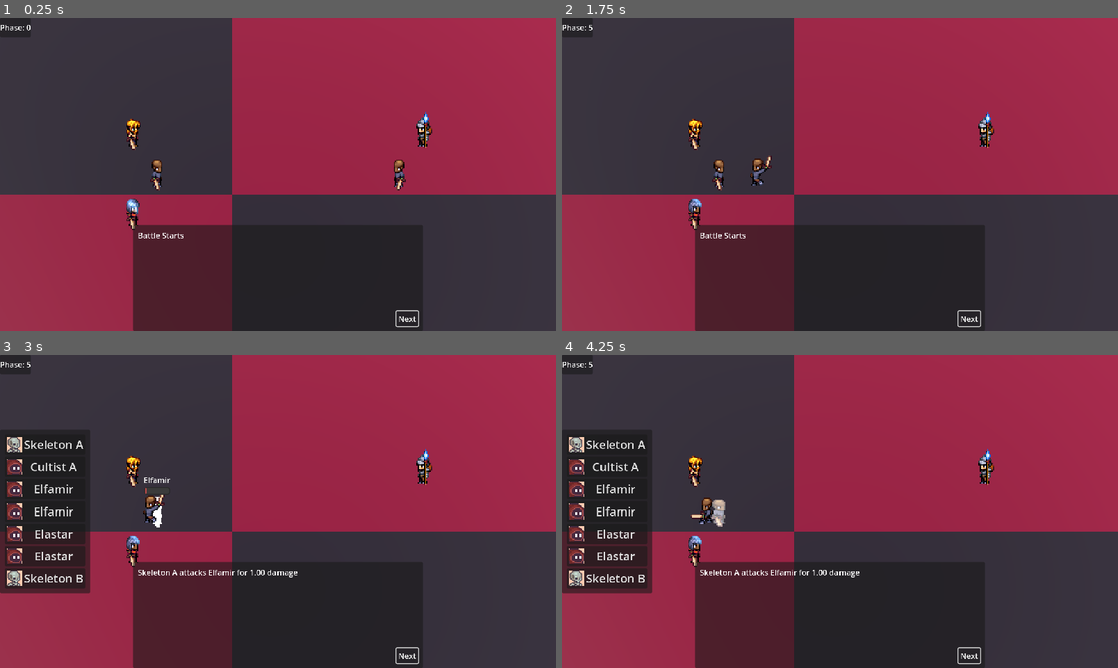
Above: before the commit, frames 1-4 (two rows, left to right).
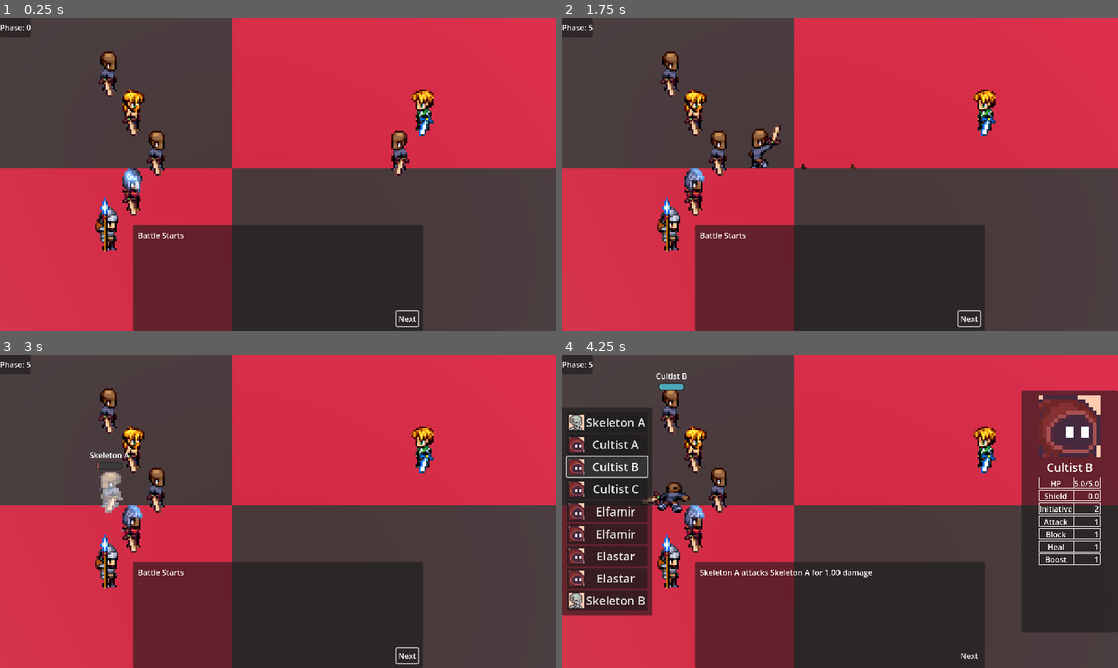
Above: after the commit, the same moments.

Repository: NicolaMigliore/medieval-battles
Game: Godot game, scene res://game_scenes/game_state_machine.tscn
The game is run twice, just before and just after one commit, with the same random seed, the same clock (stepped at 60 frames per second) and the same inputs.
Inputs (mouse positions are in pixels of both pictures, inside the frame that each line leads up to):
- Up to frame 1 (0.25 s): no input
- Up to frame 2 (1.75 s): click "Next" at 0.5 s; click "Next" at 1.25 s
- Up to frame 3 (3 s): click "Next" at 2 s; move the mouse to (400, 495) at 2.77 s
- Up to frame 4 (4.25 s): click (606, 467) at 3.5 s, where only the run after the commit has a clickable "Cultist B"

The runs differ from the first frame. In frame 1, 50% of the frame differs, in the area x 0-100%, y 0-100%; in frame 2, 50%; in frame 3, 54%; in frame 4, 49%.

Commit message:
dev: added action particles

Diff:
--- a/battle_data.gd
+++ b/battle_data.gd
@@ -40,22 +40,22 @@
 		"block": 2,
 		"hp": 3
 	},
-	# {
-	# 	"scene": preload("res://entities/warrior/warrior.tscn"),
-	# 	"sprite_texture": WARRIOR_SPRITES.pick_random(),
-	# 	"portrait": preload("res://entities/cultist-minion/cultist-minion-portrait.png"),
-	# 	"is_player_controlled": true,
-	# 	"actor_name": "Cultist B",
-	# 	"initiative": 2
-	# },
-	# {
-	# 	"scene": preload("res://entities/warrior/warrior.tscn"),
-	# 	"sprite_texture": WARRIOR_SPRITES.pick_random(),
-	# 	"portrait": preload("res://entities/cultist-minion/cultist-minion-portrait.png"),
-	# 	"is_player_controlled": true,
-	# 	"actor_name": "Cultist C",
-	# 	"initiative": 2
-	# }
+	{
+		"scene": preload("res://entities/warrior/warrior.tscn"),
+		"sprite_texture": WARRIOR_SPRITES.pick_random(),
+		"portrait": preload("res://entities/cultist-minion/cultist-minion-portrait.png"),
+		"is_player_controlled": true,
+		"actor_name": "Cultist B",
+		"initiative": 2
+	},
+	{
+		"scene": preload("res://entities/warrior/warrior.tscn"),
+		"sprite_texture": WARRIOR_SPRITES.pick_random(),
+		"portrait": preload("res://entities/cultist-minion/cultist-minion-portrait.png"),
+		"is_player_controlled": true,
+		"actor_name": "Cultist C",
+		"initiative": 2
+	}
 ]
 var enemies: Array[Dictionary] = [
 	{
--- a/entities/character/character.gd
+++ b/entities/character/character.gd
@@ -7,6 +7,8 @@
 signal heal_give_animation_finished
 signal block_animation_finished
 signal boost_give_animation_finished
+signal destination_reached
+signal block_particles_finished
 
 @onready var animation_player = $Animation/AnimationPlayer
 @onready var animation_tree = $Animation/AnimationTree
@@ -50,6 +52,8 @@
 		global_position = global_position.lerp(_lerp_destination, delta * _lerp_speed)
 		if global_position.distance_squared_to(_lerp_destination) < 0.0001:
 			_must_lerp = false
+			destination_reached.emit()
+
 
 func lerp_to(destination: Vector3, speed: float = 8.0) -> void:
 	_lerp_destination = destination
@@ -221,12 +225,16 @@
 	_travel("character_right_anticipation")
 
 func play_attack(target_pos: Vector3, return_pos: Vector3) -> void:
+	# Move to the target
 	var destination: Vector3 = target_pos - global_position.direction_to(target_pos) * 0.08
 	lerp_to(Vector3(destination.x, destination.y, destination.z))
-	await get_tree().create_timer(0.7).timeout
+	# await get_tree().create_timer(0.7).timeout
+	set_run_particles(true)
+	await destination_reached
 
 	# Animate attack impact
 	_travel("character_right_attack")
+	set_run_particles(false)
 	await attack_animation_finished
 
 	lerp_to(Vector3(return_pos))
@@ -253,13 +261,42 @@
 func play_boost_take() -> void:
 	_travel("character_right_boost_take")
 
-#endregion
 
 # Fired when any animation finishes
 func _on_animation_tree_animation_finished(anim_name: StringName) -> void:
 	_on_animation_finished(anim_name)
 
-
+# Fired when any animation starts
 func _on_animation_tree_animation_started(anim_name: StringName) -> void:
 	if anim_name == "character/right_attack":
 		attack_animation_started.emit()
+
+#endregion
+
+#region Particles
+func set_run_particles(emit: bool) -> void:
+	var particles: GPUParticles3D = get_node("CollisionShape3D/Particles/RunParticles")
+	particles.emitting = emit
+
+func set_hit_particles(emit:bool) -> void:
+	var particles: GPUParticles3D = get_node("CollisionShape3D/Particles/HitParticles")
+	particles.emitting = emit
+
+func set_block_particles(emit: bool) -> void:
+	var particles: GPUParticles3D = get_node("CollisionShape3D/Particles/BlockParticles")
+	particles.emitting = emit
+
+	await particles.finished
+	block_particles_finished.emit()
+
+# On shot particles to show that the character is being boosted
+func set_boost_particles(emit:bool) -> void:
+	var particles: GPUParticles3D = get_node("CollisionShape3D/Particles/BoostParticles")
+	particles.emitting = emit
+
+# Persistent particles to show that the character is boosted
+func set_boosted_particles(emit:bool) -> void:
+	var particles: GPUParticles3D = get_node("CollisionShape3D/Particles/BoostedParticles")
+	particles.emitting = emit
+
+#endregion
--- a/entities/character/character.tscn
+++ b/entities/character/character.tscn
@@ -1,12 +1,152 @@
-[gd_scene load_steps=49 format=3 uid="uid://34hufo7gt441"]
+[gd_scene load_steps=73 format=3 uid="uid://34hufo7gt441"]
 
 [ext_resource type="Script" uid="uid://om4pfywt0ads" path="res://entities/character/character.gd" id="1_6i0tm"]
+[ext_resource type="Texture2D" uid="uid://bbtkjevxgngcp" path="res://particles/particle_dust.png" id="2_2ltml"]
 [ext_resource type="Texture2D" uid="uid://djqo25xbak5nu" path="res://entities/character/character.png" id="2_6i0tm"]
 [ext_resource type="Shader" uid="uid://dnqt8xp6trkkp" path="res://entities/character/hit_flash.gdshader" id="2_7315l"]
+[ext_resource type="Material" uid="uid://qmfr7h1d437v" path="res://entities/character/particle_glow_material.tres" id="4_l75fg"]
 
 [sub_resource type="CapsuleShape3D" id="CapsuleShape3D_3glrm"]
-radius = 0.11230469
-height = 0.3149109
+radius = 0.076660156
+height = 0.22044373
+
+[sub_resource type="Gradient" id="Gradient_2ltml"]
+offsets = PackedFloat32Array(0, 0.47387388, 1)
+colors = PackedColorArray(0.82218075, 0.54361945, 0.35223964, 1, 0.2478, 0.59, 0.25350335, 1, 0.5211406, 0.5211406, 0.5211405, 1)
+
+[sub_resource type="GradientTexture1D" id="GradientTexture1D_xn0r5"]
+gradient = SubResource("Gradient_2ltml")
+
+[sub_resource type="Gradient" id="Gradient_l75fg"]
+offsets = PackedFloat32Array(0, 0.43783784, 0.64144146)
+colors = PackedColorArray(0.18000486, 0.18000486, 0.18000486, 1, 0.78450423, 0.616045, 0.32626614, 1, 1, 1, 1, 1)
+
+[sub_resource type="GradientTexture1D" id="GradientTexture1D_vwd7k"]
+gradient = SubResource("Gradient_l75fg")
+
+[sub_resource type="Curve" id="Curve_2ltml"]
+_data = [Vector2(0, 0.51106197), 0.0, 0.0, 0, 0, Vector2(0.25301206, 0.8315424), 0.0, 0.0, 0, 0, Vector2(1, 0), 0.0, 0.0, 0, 0]
+point_count = 3
+
+[sub_resource type="CurveTexture" id="CurveTexture_xn0r5"]
+curve = SubResource("Curve_2ltml")
+
+[sub_resource type="ParticleProcessMaterial" id="ParticleProcessMaterial_xn0r5"]
+lifetime_randomness = 0.25
+emission_shape_offset = Vector3(0, 0.02, 0)
+emission_shape_scale = Vector3(0.2, 0.035, 0.2)
+angle_min = 1.0728835e-05
+angle_max = 1.0728835e-05
+direction = Vector3(0, 0, 0)
+spread = 3.0
+initial_velocity_min = 1.0
+initial_velocity_max = 2.0
+angular_velocity_min = -200.00002
+angular_velocity_max = 199.99998
+gravity = Vector3(0, 0.2, 0)
+linear_accel_min = -10.000002
+linear_accel_max = -2.2351742e-06
+damping_min = 4.2000003
+damping_max = 4.2000003
+attractor_interaction_enabled = false
+scale_max = 2.0
+scale_curve = SubResource("CurveTexture_xn0r5")
+color = Color(0.5917071, 0.48592728, 0.15705729, 1)
+color_ramp = SubResource("GradientTexture1D_vwd7k")
+color_initial_ramp = SubResource("GradientTexture1D_xn0r5")
+
+[sub_resource type="StandardMaterial3D" id="StandardMaterial3D_l75fg"]
+transparency = 1
+vertex_color_use_as_albedo = true
+albedo_texture = ExtResource("2_2ltml")
+texture_filter = 0
+billboard_mode = 3
+billboard_keep_scale = true
+particles_anim_h_frames = 1
+particles_anim_v_frames = 1
+particles_anim_loop = false
+stencil_flags = 2
+
+[sub_resource type="QuadMesh" id="QuadMesh_vwd7k"]
+material = SubResource("StandardMaterial3D_l75fg")
+size = Vector2(0.25, 0.25)
+
+[sub_resource type="Curve" id="Curve_xn0r5"]
+_data = [Vector2(0.24784856, 1), 0.0, 0.0, 0, 0, Vector2(0.99483657, 0), 0.0, 0.0, 0, 0]
+point_count = 2
+
+[sub_resource type="CurveTexture" id="CurveTexture_l75fg"]
+curve = SubResource("Curve_xn0r5")
+
+[sub_resource type="ParticleProcessMaterial" id="ParticleProcessMaterial_2ltml"]
+direction = Vector3(0, 1, 0)
+spread = 20.0
+initial_velocity_min = 1.0
+initial_velocity_max = 1.5
+scale_max = 3.0
+scale_curve = SubResource("CurveTexture_l75fg")
+color = Color(0.94036186, 5.3425133e-06, 3.85046e-07, 1)
+
+[sub_resource type="StandardMaterial3D" id="StandardMaterial3D_xn0r5"]
+vertex_color_use_as_albedo = true
+billboard_mode = 1
+billboard_keep_scale = true
+
+[sub_resource type="QuadMesh" id="QuadMesh_l75fg"]
+material = SubResource("StandardMaterial3D_xn0r5")
+size = Vector2(0.01, 0.01)
+
+[sub_resource type="Curve" id="Curve_l75fg"]
+_data = [Vector2(0, 0.8233249), 0.0, 0.0, 0, 0, Vector2(0.44578314, 1), 0.0, 0.0, 0, 0, Vector2(1, 0), 0.0, 0.0, 0, 0]
+point_count = 3
+
+[sub_resource type="CurveTexture" id="CurveTexture_vwd7k"]
+curve = SubResource("Curve_l75fg")
+
+[sub_resource type="ParticleProcessMaterial" id="ParticleProcessMaterial_l75fg"]
+lifetime_randomness = 0.2
+emission_shape = 1
+emission_sphere_radius = 0.3
+gravity = Vector3(0, 0, 0)
+radial_accel_min = -10.000002
+radial_accel_max = -10.000002
+damping_min = 6.0000005
+damping_max = 10.0
+scale_min = 0.06
+scale_max = 0.099999994
+scale_curve = SubResource("CurveTexture_vwd7k")
+color = Color(0.09800003, 0.48020008, 0.98, 1)
+
+[sub_resource type="QuadMesh" id="QuadMesh_ceyjw"]
+material = ExtResource("4_l75fg")
+
+[sub_resource type="Curve" id="Curve_vwd7k"]
+_data = [Vector2(0, 1), 0.0, 0.0, 0, 0, Vector2(0.49741825, 0.60967135), 0.0, 0.0, 0, 0, Vector2(1, 0), 0.0, 0.0, 0, 0]
+point_count = 3
+
+[sub_resource type="CurveTexture" id="CurveTexture_ceyjw"]
+curve = SubResource("Curve_vwd7k")
+
+[sub_resource type="ParticleProcessMaterial" id="ParticleProcessMaterial_vwd7k"]
+lifetime_randomness = 0.2
+emission_shape_scale = Vector3(0.1, 0.1, 0.1)
+emission_shape = 6
+emission_ring_axis = Vector3(0, 1, 0)
+emission_ring_height = 1.0
+emission_ring_radius = 1.0
+emission_ring_inner_radius = 0.0
+emission_ring_cone_angle = 52.23
+spread = 42.025
+gravity = Vector3(0, 1, 0)
+linear_accel_min = -2.2351742e-06
+linear_accel_max = 9.689998
+scale_min = 0.049999997
+scale_max = 0.099999994
+scale_curve = SubResource("CurveTexture_ceyjw")
+color = Color(0.92258656, 0.9853323, 0, 1)
+
+[sub_resource type="QuadMesh" id="QuadMesh_4ya86"]
+material = ExtResource("4_l75fg")
 
 [sub_resource type="ShaderMaterial" id="ShaderMaterial_7315l"]
 resource_local_to_scene = true
@@ -214,6 +354,86 @@
 "values": [0.0, 0.15041003796179986, -0.1495899762881998, 0.0004100308367998]
 }
 
+[sub_resource type="Animation" id="Animation_l75fg"]
+resource_name = "right_boost_give"
+length = 0.9
+tracks/0/type = "value"
+tracks/0/imported = false
+tracks/0/enabled = true
+tracks/0/path = NodePath(".:frame")
+tracks/0/interp = 1
+tracks/0/loop_wrap = true
+tracks/0/keys = {
+"times": PackedFloat32Array(0, 0.1, 0.2, 0.3, 0.4, 0.5),
+"transitions": PackedFloat32Array(1, 1, 1, 1, 1, 1),
+"update": 1,
+"values": [49, 3, 26, 72, 52, 56]
+}
+tracks/1/type = "value"
+tracks/1/imported = false
+tracks/1/enabled = false
+tracks/1/path = NodePath(".:scale")
+tracks/1/interp = 1
+tracks/1/loop_wrap = true
+tracks/1/keys = {
+"times": PackedFloat32Array(0, 0.06666667, 0.1, 0.13333333, 0.20000003, 0.9),
+"transitions": PackedFloat32Array(1, 1, 1, 1, 1, 1),
+"update": 0,
+"values": [Vector3(1, 1, 1), Vector3(1.3470094, 0.81987363, 1), Vector3(0.9, 1.2, 1), Vector3(1.3470094, 0.81987363, 1), Vector3(0.8, 1.4, 1), Vector3(0.8, 1.4, 1)]
+}
+tracks/2/type = "value"
+tracks/2/imported = false
+tracks/2/enabled = false
+tracks/2/path = NodePath(".:material_override:shader_parameter/intensity")
+tracks/2/interp = 1
+tracks/2/loop_wrap = true
+tracks/2/keys = {
+"times": PackedFloat32Array(0, 0.102306, 0.202306, 0.3, 0.40230593, 0.5, 0.6),
+"transitions": PackedFloat32Array(1, 1, 1, 1, 1, 1, 1),
+"update": 0,
+"values": [1.0, 0.0, 1.0, 0.0, 1.0, 0.0, 1.0]
+}
+
+[sub_resource type="Animation" id="Animation_vwd7k"]
+resource_name = "right_boost_take"
+length = 0.9
+tracks/0/type = "value"
+tracks/0/imported = false
+tracks/0/enabled = true
+tracks/0/path = NodePath(".:frame")
+tracks/0/interp = 1
+tracks/0/loop_wrap = true
+tracks/0/keys = {
+"times": PackedFloat32Array(0, 0.1, 0.2, 0.3, 0.4),
+"transitions": PackedFloat32Array(1, 1, 1, 1, 1),
+"update": 1,
+"values": [1, 6, 7, 8, 10]
+}
+tracks/1/type = "value"
+tracks/1/imported = false
+tracks/1/enabled = false
+tracks/1/path = NodePath(".:scale")
+tracks/1/interp = 1
+tracks/1/loop_wrap = true
+tracks/1/keys = {
+"times": PackedFloat32Array(0, 0.06666667, 0.1, 0.13333333, 0.20000003, 0.9),
+"transitions": PackedFloat32Array(1, 1, 1, 1, 1, 1),
+"update": 0,
+"values": [Vector3(1, 1, 1), Vector3(1.3470094, 0.81987363, 1), Vector3(0.9, 1.2, 1), Vector3(1.3470094, 0.81987363, 1), Vector3(0.8, 1.4, 1), Vector3(0.8, 1.4, 1)]
+}
+tracks/2/type = "value"
+tracks/2/imported = false
+tracks/2/enabled = false
+tracks/2/path = NodePath(".:material_override:shader_parameter/intensity")
+tracks/2/interp = 1
+tracks/2/loop_wrap = true
+tracks/2/keys = {
+"times": PackedFloat32Array(0, 0.102306, 0.202306, 0.3, 0.40230593, 0.5, 0.6),
+"transitions": PackedFloat32Array(1, 1, 1, 1, 1, 1, 1),
+"update": 0,
+"values": [1.0, 0.0, 1.0, 0.0, 1.0, 0.0, 1.0]
+}
+
 [sub_resource type="Animation" id="Animation_oagy8"]
 resource_name = "right_death"
 length = 0.7
@@ -414,86 +634,6 @@
 "transitions": PackedFloat32Array(1, 1),
 "update": 1,
 "values": [47, 48]
-}
-
-[sub_resource type="Animation" id="Animation_l75fg"]
-resource_name = "right_boost_give"
-length = 0.9
-tracks/0/type = "value"
-tracks/0/imported = false
-tracks/0/enabled = true
-tracks/0/path = NodePath(".:frame")
-tracks/0/interp = 1
-tracks/0/loop_wrap = true
-tracks/0/keys = {
-"times": PackedFloat32Array(0, 0.1, 0.2, 0.3, 0.4, 0.5),
-"transitions": PackedFloat32Array(1, 1, 1, 1, 1, 1),
-"update": 1,
-"values": [49, 3, 26, 72, 52, 56]
-}
-tracks/1/type = "value"
-tracks/1/imported = false
-tracks/1/enabled = false
-tracks/1/path = NodePath(".:scale")
-tracks/1/interp = 1
-tracks/1/loop_wrap = true
-tracks/1/keys = {
-"times": PackedFloat32Array(0, 0.06666667, 0.1, 0.13333333, 0.20000003, 0.9),
-"transitions": PackedFloat32Array(1, 1, 1, 1, 1, 1),
-"update": 0,
-"values": [Vector3(1, 1, 1), Vector3(1.3470094, 0.81987363, 1), Vector3(0.9, 1.2, 1), Vector3(1.3470094, 0.81987363, 1), Vector3(0.8, 1.4, 1), Vector3(0.8, 1.4, 1)]
-}
-tracks/2/type = "value"
-tracks/2/imported = false
-tracks/2/enabled = false
-tracks/2/path = NodePath(".:material_override:shader_parameter/intensity")
-tracks/2/interp = 1
-tracks/2/loop_wrap = true
-tracks/2/keys = {
-"times": PackedFloat32Array(0, 0.102306, 0.202306, 0.3, 0.40230593, 0.5, 0.6),
-"transitions": PackedFloat32Array(1, 1, 1, 1, 1, 1, 1),
-"update": 0,
-"values": [1.0, 0.0, 1.0, 0.0, 1.0, 0.0, 1.0]
-}
-
-[sub_resource type="Animation" id="Animation_vwd7k"]
-resource_name = "right_boost_take"
-length = 0.9
-tracks/0/type = "value"
-tracks/0/imported = false
-tracks/0/enabled = true
-tracks/0/path = NodePath(".:frame")
-tracks/0/interp = 1
-tracks/0/loop_wrap = true
-tracks/0/keys = {
-"times": PackedFloat32Array(0, 0.1, 0.2, 0.3, 0.4),
-"transitions": PackedFloat32Array(1, 1, 1, 1, 1),
-"update": 1,
-"values": [1, 6, 7, 8, 10]
-}
-tracks/1/type = "value"
-tracks/1/imported = false
-tracks/1/enabled = false
-tracks/1/path = NodePath(".:scale")
-tracks/1/interp = 1
-tracks/1/loop_wrap = true
-tracks/1/keys = {
-"times": PackedFloat32Array(0, 0.06666667, 0.1, 0.13333333, 0.20000003, 0.9),
-"transitions": PackedFloat32Array(1, 1, 1, 1, 1, 1),
-"update": 0,
-"values": [Vector3(1, 1, 1), Vector3(1.3470094, 0.81987363, 1), Vector3(0.9, 1.2, 1), Vector3(1.3470094, 0.81987363, 1), Vector3(0.8, 1.4, 1), Vector3(0.8, 1.4, 1)]
-}
-tracks/2/type = "value"
-tracks/2/imported = false
-tracks/2/enabled = false
-tracks/2/path = NodePath(".:material_override:shader_parameter/intensity")
-tracks/2/interp = 1
-tracks/2/loop_wrap = true
-tracks/2/keys = {
-"times": PackedFloat32Array(0, 0.102306, 0.202306, 0.3, 0.40230593, 0.5, 0.6),
-"transitions": PackedFloat32Array(1, 1, 1, 1, 1, 1, 1),
-"update": 0,
-"values": [1.0, 0.0, 1.0, 0.0, 1.0, 0.0, 1.0]
 }
 
 [sub_resource type="AnimationLibrary" id="AnimationLibrary_gvgwg"]
@@ -623,17 +763,68 @@
 states/character_right_idle/node = SubResource("AnimationNodeAnimation_2ltml")
 states/character_right_idle/position = Vector2(286, 126)
 transitions = ["Start", "character_right_idle", SubResource("AnimationNodeStateMachineTransition_xn0r5"), "character_ri …(1746 unchanged characters)…
-graph_offset = Vector2(-239.34901, 51.9772)
+graph_offset = Vector2(-232.6466, 126.67603)
 
 [node name="Character" type="CharacterBody3D"]
+transform = Transform3D(1.5, 0, 0, 0, 1.5, 0, 0, 0, 1.5, 0, 0, 0)
 script = ExtResource("1_6i0tm")
 
 [node name="CollisionShape3D" type="CollisionShape3D" parent="."]
-transform = Transform3D(1, 0, 0, 0, 1, 0, 0, 0, 1, 0, 0.16, 0)
+transform = Transform3D(1, 0, 0, 0, 1, 0, 0, 0, 1, 0, 0.113937706, 0)
 shape = SubResource("CapsuleShape3D_3glrm")
 
+[node name="Particles" type="Node3D" parent="CollisionShape3D"]
+
+[node name="RunParticles" type="GPUParticles3D" parent="CollisionShape3D/Particles"]
+transform = Transform3D(1, 0, 0, 0, 1, 0, 0, 0, 1, 0, -0.0975501, 0)
+emitting = false
+amount = 6
+speed_scale = 2.0
+explosiveness = 0.2
+randomness = 0.2
+draw_order = 3
+process_material = SubResource("ParticleProcessMaterial_xn0r5")
+draw_pass_1 = SubResource("QuadMesh_vwd7k")
+
+[node name="HitParticles" type="GPUParticles3D" parent="CollisionShape3D/Particles"]
+emitting = false
+lifetime = 0.5
+one_shot = true
+explosiveness = 1.0
+process_material = SubResource("ParticleProcessMaterial_2ltml")
+draw_pass_1 = SubResource("QuadMesh_l75fg")
+
+[node name="BlockParticles" type="GPUParticles3D" parent="CollisionShape3D/Particles"]
+transform = Transform3D(1, 0, 0, 0, 1, 0, 0, 0, 1, 0.03, 0.031200737, 0)
+emitting = false
+amount = 16
+one_shot = true
+explosiveness = 1.0
+process_material = SubResource("ParticleProcessMaterial_l75fg")
+draw_pass_1 = SubResource("QuadMesh_ceyjw")
+
+[node name="BoostParticles" type="GPUParticles3D" parent="CollisionShape3D/Particles"]
+transform = Transform3D(1, 0, 0, 0, 1, 0, 0, 0, 1, 0, -0.038071886, 0)
+emitting = false
+amount = 16
+lifetime = 0.5
+one_shot = true
+draw_order = 3
+process_material = SubResource("ParticleProcessMaterial_vwd7k")
+draw_pass_1 = SubResource("QuadMesh_4ya86")
+
+[node name="BoostedParticles" type="GPUParticles3D" parent="CollisionShape3D/Particles"]
+transform = Transform3D(1, 0, 0, 0, 1, 0, 0, 0, 1, 0, -0.038071886, 0)
+emitting = false
+amount = 2
+amount_ratio = 0.5
+lifetime = 0.5
+draw_order = 3
+process_material = SubResource("ParticleProcessMaterial_vwd7k")
+draw_pass_1 = SubResource("QuadMesh_4ya86")
+
 [node name="Sprite3D" type="Sprite3D" parent="."]
-transform = Transform3D(1, 0, 0, 0, 1, 0, 0, 0, 1, 0, 0.1600233, 0)
+transform = Transform3D(1, 0, 0, 0, 1, 0, 0, 0, 1, 0, 0.020440966, 0)
 material_override = SubResource("ShaderMaterial_7315l")
 cast_shadow = 2
 offset = Vector2(0, 6)
--- /dev/null
+++ b/entities/character/particle_glow_material.tres
@@ -0,0 +1,16 @@
+[gd_resource type="StandardMaterial3D" load_steps=3 format=3 uid="uid://qmfr7h1d437v"]
+
+[ext_resource type="Texture2D" uid="uid://683krufi7dw2" path="res://particles/particle_heal.png" id="1_6s7ag"]
+[ext_resource type="Texture2D" uid="uid://dfiomy36chs0m" path="res://particles/circle_05.png" id="1_cqoyb"]
+
+[resource]
+transparency = 1
+vertex_color_use_as_albedo = true
+albedo_color = Color(1.0039216, 0.9999855, 0.9999855, 1)
+albedo_texture = ExtResource("1_cqoyb")
+emission_enabled = true
+emission_energy_multiplier = 0.4
+emission_texture = ExtResource("1_6s7ag")
+texture_filter = 0
+billboard_mode = 1
+billboard_keep_scale = true
--- a/game_scenes/battle_manager.gd
+++ b/game_scenes/battle_manager.gd
@@ -94,6 +94,8 @@
 	_sync_all_bar_positions()
 #endregion
 
+
+#region Set Phase
 func _set_phase(new_phase, data = null):
 	phase = new_phase
 	battle_ui.update_phase_label("Phase: %s" % phase)
@@ -169,7 +171,7 @@
 		# show dialog
 		battle_ui.show_ui("Execute")
 		battle_ui.populate_dialog_panel(done_message, _end_battle)
-
+#endregion
 
 
 func _configure_round():
@@ -184,6 +186,8 @@
 
 		# Clear unit boost value
 		combatant.character.boost = 0
+		combatant.character.set_boosted_particles(false)
+
 
 func _get_actions_per_turn(character):
 	# TODO: Implement logic based on charms and disabled actions
@@ -245,14 +249,12 @@
 				if cur_target.character.block <= 0:
 					cur_target.character.get_node("Sprite3D").material_override.set_shader_parameter("shield_active", cur_target.character.block > 0)
 
-
-			# Animate attack
+			# Animate attacker
 			cur_unit.character.play_anticipation()
 			var old_pos = Vector3(cur_unit.character.global_position)
 			var target_pos = Vector3(cur_target.character.global_position)
-
-			# Animate attacker
 			cur_unit.character.play_attack(target_pos, old_pos)
+
 			await cur_unit.character.attack_animation_started
 
 			# Animate HP bar
@@ -265,6 +267,7 @@
 
 			# Animate target
 			cur_target.character.play_hit()
+			cur_target.character.set_hit_particles(true)
 			await cur_target.character.hit_animation_finished
 
 			# TODO: Check if dead remove from battle
@@ -313,13 +316,17 @@
 		"block":
 			var amount = _get_block_amount()
 			cur_target.character.block += amount
+
+
+			# Animate blocker
+			cur_unit.character.play_block()
+			# await cur_unit.character.block_animation_finished
+
+			cur_unit.character.set_block_particles(true)
+			await cur_unit.character.block_particles_finished
+
 			# Update shader
 			cur_target.character.get_node("Sprite3D").material_override.set_shader_parameter("shield_active", cur_target.character.block > 0)
-
-
-			# Animate blocker
-			cur_unit.character.play_block()
-			await cur_unit.character.block_animation_finished
 
 			execution_message = "%s shields %s for %.2f shield power bringing the total to %.2f" % [
 				cur_unit.character.actor_name,
@@ -337,6 +344,8 @@
 
 			# Animate target
 			cur_target.character.play_boost_take()
+			cur_target.character.set_boost_particles(true)
+			cur_target.character.set_boosted_particles(true)
 
 			execution_message = "%s boosts %s's next action by %.d%% bringing the total to +%d%%" % [
 				cur_unit.character.actor_name,
--- a/game_scenes/battle_scene.tscn
+++ b/game_scenes/battle_scene.tscn
@@ -6,6 +6,12 @@
 [ext_resource type="Script" uid="uid://dlq0hw4cacpns" path="res://UI/battle_ui.gd" id="5_pavr6"]
 [ext_resource type="Theme" uid="uid://big8r512m2y2r" path="res://themes/battle.tres" id="6_jixf1"]
 
+[sub_resource type="Environment" id="Environment_pavr6"]
+background_mode = 2
+ambient_light_color = Color(0.8102047, 0.6887149, 0.15369889, 1)
+glow_enabled = true
+glow_hdr_threshold = 0.9
+
 [sub_resource type="StandardMaterial3D" id="StandardMaterial3D_rd2ks"]
 albedo_texture = ExtResource("3_rd2ks")
 texture_filter = 4
@@ -13,8 +19,11 @@
 [node name="BattleScene" type="Node3D"]
 script = ExtResource("1_2vy4q")
 
+[node name="WorldEnvironment" type="WorldEnvironment" parent="."]
+environment = SubResource("Environment_pavr6")
+
 [node name="Camera3D" type="Camera3D" parent="."]
-transform = Transform3D(-4.0321286e-08, -0.8202917, 0.5719454, -1.6878333e-08, 0.5719454, 0.8202917, -1, 2.342173e-08, -3.6906734e-08, 0.52103114, 1.0623724, -6.7092025e-09)
+transform = Transform3D(-4.0321286e-08, -0.8202917, 0.5719454, -1.6878333e-08, 0.5719454, 0.8202917, -1, 2.342173e-08, -3.6906734e-08, 0.7764139, 1.0623724, -6.7092025e-09)
 projection = 1
 fov = 70.0
 size = 2.595789
@@ -27,7 +36,7 @@
 material = SubResource("StandardMaterial3D_rd2ks")
 
 [node name="DirectionalLight3D" type="DirectionalLight3D" parent="."]
-transform = Transform3D(0.93041116, -0.20664781, 0.3027073, 0, 0.8259015, 0.5638144, -0.36651745, -0.5245792, 0.76842797, 3.8580008, 4.58646, 7.5767083)
+transform = Transform3D(0.9304112, -0.20664783, 0.30270734, 0, 0.8259015, 0.56381446, -0.36651748, -0.5245792, 0.768428, 3.8580008, 6.398617, -1.6445575)
 
 [node name="BattleManager" type="Node" parent="."]
 script = ExtResource("4_ctw5g")
Not shown: 1 places in game_scenes/battle_scene.tscn that only renumber resources
Binary file added: particles/circle_01.png
Not shown, added: particles/circle_01.png.import
Binary file added: particles/circle_05.png
Not shown, added: particles/circle_05.png.import
Binary file added: particles/particle_dust.png
Not shown, added: particles/particle_dust.png.import
Binary file added: particles/particle_heal.png
Not shown, added: particles/particle_heal.png.import
Not shown, changed: notes.md
